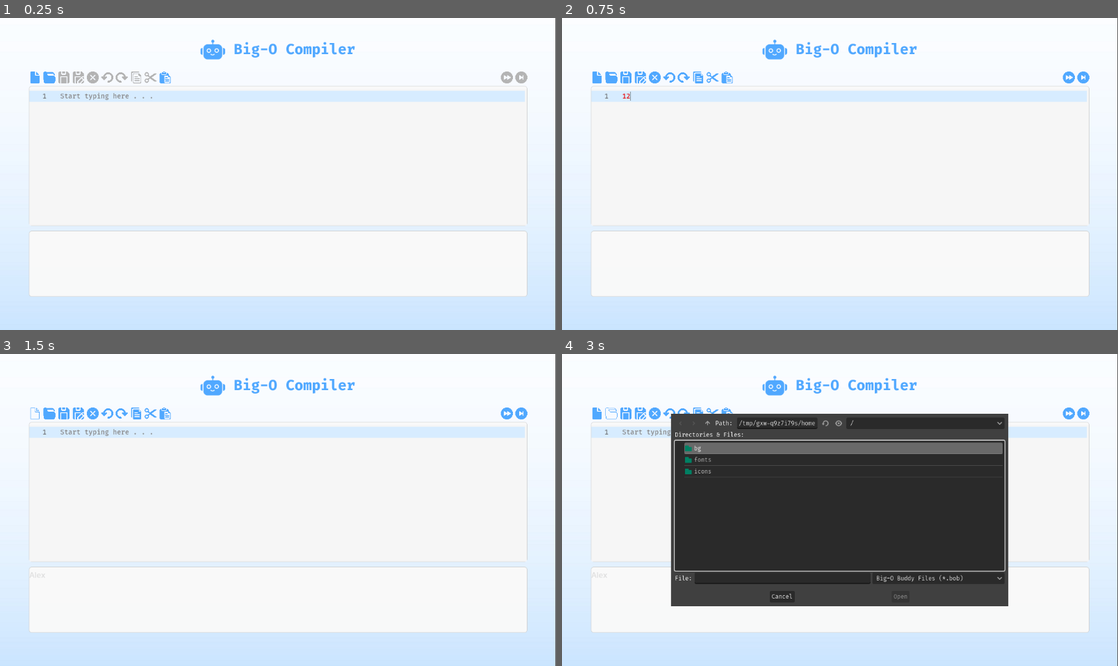
Above: before the commit, frames 1-4 (two rows, left to right).
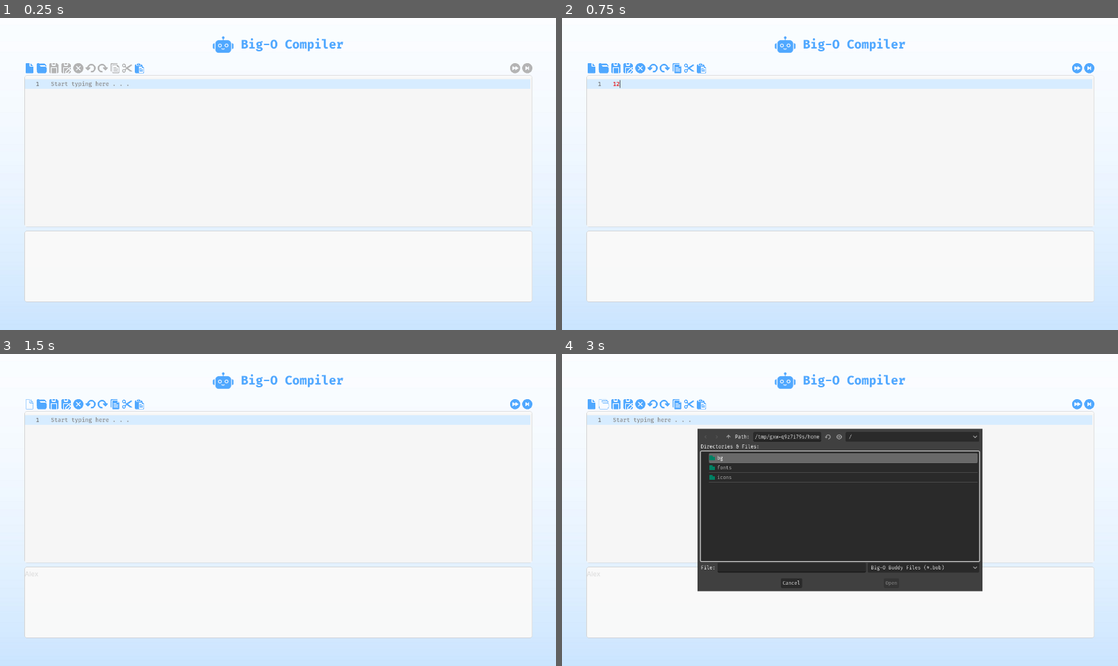
Above: after the commit, the same moments.

Repository: lkpnchl/CMSC_124
Game: Godot game, scene res://MainIDE.tscn
The game is run twice, just before and just after one commit, with the same random seed, the same clock (stepped at 60 frames per second) and the same inputs. Before the commit the project starts from res://TEST.tscn. Video files are missing from this copy of the repository; at most half a second of black plays in their place.
Inputs (mouse positions are in pixels of both pictures, inside the frame that each line leads up to; where the layout moved, square brackets give the same spot in the first picture):
- Up to frame 1 (0.25 s): no input
- Up to frame 2 (0.75 s): click (840, 158) at 0.52 s; type "12" at 0.6 s
- Up to frame 3 (1.5 s): click (278, 600) at 0.75 s; type "Alex" at 0.83 s; click (27, 403) [33, 413] at 1.25 s
- Up to frame 4 (3 s): click (589, 403) [595, 413] at 2 s; click (600, 403) [612, 413] at 2.75 s
In our replay, the window is 799x449 before the commit and 800x449 after it. These sizes can differ from the game's own. Grey fills any space a smaller window leaves; there, only what the larger window draws over its background counts as a difference.

The runs differ from the first frame. In frame 1, 9.3% of the frame differs, in the area x 4-100%, y 5-100%; in frame 2, 9.4%; in frame 3, 9.4%; in frame 4, 21%.

Commit message:
Added Loading Screen

Diff:
--- a/IDE/MainIDE.gd
+++ b/IDE/MainIDE.gd
@@ -1,5 +1,6 @@
 extends Control
 
+var loadscreen = preload("res://load.tscn")
 var open_file_dialog : FileDialog  # Reference to the FileDialog instanc
 var save_file_dialog : FileDialog  # Reference to the FileDialog instance
 var content : String
--- a/IDE/TEST.tscn
+++ b/IDE/MainIDE.tscn
@@ -1,64 +1,65 @@
-[gd_scene load_steps=64 format=3 uid="uid://bd5td832yixvn"]
-
-[ext_resource type="Texture2D" uid="uid://ud8oft07ou4d" path="res://bg/bg.jpg" id="1_o4lr0"]
-[ext_resource type="Script" path="res://MainIDE.gd" id="1_qvf0p"]
-[ext_resource type="FontFile" uid="uid://bxhoek7fge4o" path="res://fonts/FiraCode-Bold.ttf" id="2_ddpcp"]
-[ext_resource type="Texture2D" uid="uid://doxjeie4hki2e" path="res://icons/new-normal.png" id="2_osjhi"]
-[ext_resource type="FontFile" uid="uid://ckufgv3xjdy1x" path="res://fonts/FiraCode-Regular.ttf" id="2_va5tx"]
-[ext_resource type="Script" path="res://OpenFileDialog.gd" id="2_vi52c"]
-[ext_resource type="Texture2D" uid="uid://csxxwthbhpe4u" path="res://icons/new-pressed.png" id="3_v2peo"]
-[ext_resource type="Texture2D" uid="uid://ck3hlham8hwfg" path="res://icons/new-hover.png" id="4_lmoyn"]
-[ext_resource type="Texture2D" uid="uid://behq13fvg7kp3" path="res://icons/open-normal.png" id="6_56fdl"]
-[ext_resource type="Texture2D" uid="uid://b7s5o1kuttd7n" path="res://icons/new-disable.png" id="6_poir6"]
-[ext_resource type="Texture2D" uid="uid://dtxnuon05sufs" path="res://icons/open-pressed.png" id="7_7mgmx"]
-[ext_resource type="Texture2D" uid="uid://qwnyxm30dkss" path="res://icons/open-hover.png" id="8_m4kbi"]
-[ext_resource type="Texture2D" uid="uid://bvq68f4hdkd8n" path="res://icons/open-disable.png" id="9_a8ss7"]
-[ext_resource type="Texture2D" uid="uid://bsnjm0k05n3h" path="res://icons/save-normal.png" id="10_6v7d0"]
-[ext_resource type="Texture2D" uid="uid://cqobwdjbv4pkq" path="res://icons/save-pressed.png" id="11_jvl15"]
-[ext_resource type="Texture2D" uid="uid://dp8lwywd2irbg" path="res://icons/save-hover.png" id="12_ub0n3"]
-[ext_resource type="Texture2D" uid="uid://d2j4taq30pf2" path="res://icons/save-disable.png" id="13_nhlsp"]
-[ext_resource type="Texture2D" uid="uid://coasbkmvmpnei" path="res://icons/close-normal.png" id="14_0vo8o"]
-[ext_resource type="Texture2D" uid="uid://b5uo1kffocxlx" path="res://icons/saveas-normal.png" id="14_7j276"]
-[ext_resource type="Texture2D" uid="uid://cp4r4ry0cdxwx" path="res://icons/close-pressed.png" id="15_iiaje"]
-[ext_resource type="Texture2D" uid="uid://2y0737ry3w1l" path="res://icons/saveas-pressed.png" id="15_jqtti"]
-[ext_resource type="Texture2D" uid="uid://cge83rl2tc4eg" path="res://icons/close-hover.png" id="16_3dl71"]
-[ext_resource type="Texture2D" uid="uid://byg5v8jyr8jos" path="res://icons/saveas-hover.png" id="16_6xoms"]
-[ext_resource type="Texture2D" uid="uid://cjwo68ke8fhjb" path="res://icons/saveas-disable.png" id="17_6ca8g"]
-[ext_resource type="Texture2D" uid="uid://sivklv15kits" path="res://icons/close-disable.png" id="17_oovuv"]
-[ext_resource type="Texture2D" uid="uid://bq2ry6mjv150" path="res://icons/undo-normal.png" id="18_8npa1"]
-[ext_resource type="Texture2D" uid="uid://drnjsarq3houg" path="res://icons/cut-normal.png" id="18_rcf4b"]
-[ext_resource type="Texture2D" uid="uid://wmx3w87frbrq" path="res://icons/undo-pressed.png" id="19_dcyi4"]
-[ext_resource type="Texture2D" uid="uid://bwlno0mtdw1iq" path="res://icons/cut-pressed.png" id="19_ydupn"]
-[ext_resource type="Texture2D" uid="uid://dcsabepp1ua4n" path="res://icons/undo-hover.png" id="20_7jcu4"]
-[ext_resource type="Texture2D" uid="uid://c0luf51tivu6r" path="res://icons/cut-disable.png" id="21_2l1x6"]
-[ext_resource type="Texture2D" uid="uid://dtcfqukhft0py" path="res://icons/undo-disable.png" id="21_2t2xs"]
-[ext_resource type="Texture2D" uid="uid://bekju4j41edn1" path="res://icons/redo-normal.png" id="22_oiy2k"]
-[ext_resource type="Texture2D" uid="uid://coqrrlwwtawaf" path="res://icons/redo-pressed.png" id="23_yuw6r"]
-[ext_resource type="Texture2D" uid="uid://budg3r01aj13u" path="res://icons/redo-hover.png" id="24_8c0t7"]
-[ext_resource type="Texture2D" uid="uid://b3bd1l1hlcfyl" path="res://icons/redo-disable.png" id="25_jcrgj"]
-[ext_resource type="Texture2D" uid="uid://btmo74pqope2y" path="res://icons/copy-normal.png" id="26_vugnr"]
-[ext_resource type="Texture2D" uid="uid://ct1cpopse8lq4" path="res://icons/copy-pressed.png" id="27_jw3mf"]
-[ext_resource type="Texture2D" uid="uid://d8yyx1gp0sso" path="res://icons/copy-hover.png" id="28_ld6iy"]
-[ext_resource type="Texture2D" uid="uid://dpj1pglef7xlm" path="res://icons/copy-disable.png" id="29_26dcf"]
-[ext_resource type="Texture2D" uid="uid://cs472mo4cikue" path="res://icons/cut-hover.png" id="30_rnir3"]
-[ext_resource type="Texture2D" uid="uid://d3312gds8ehg6" path="res://icons/paste-normal.png" id="34_eyt30"]
-[ext_resource type="Texture2D" uid="uid://qtrkfmr8auxn" path="res://icons/paste-pressed.png" id="35_tseid"]
-[ext_resource type="Texture2D" uid="uid://d111d27gsb1an" path="res://icons/paste-hover.png" id="36_qfjq1"]
-[ext_resource type="Texture2D" uid="uid://bee2agwsrmnv8" path="res://icons/paste-disable.png" id="37_7ya76"]
-[ext_resource type="Texture2D" uid="uid://q8wensduaqnc" path="res://icons/compile-normal.png" id="38_g8lxh"]
-[ext_resource type="Texture2D" uid="uid://cnxogqyhlf0my" path="res://icons/compile-pressed.png" id="39_uwr6v"]
-[ext_resource type="Texture2D" uid="uid://cssbd5u0ctc6v" path="res://icons/compile-hover.png" id="40_gd8hl"]
-[ext_resource type="Texture2D" uid="uid://bbevok5amekrn" path="res://icons/compile-disable.png" id="41_of6or"]
-[ext_resource type="Texture2D" uid="uid://c24x20p28xh0o" path="res://icons/run-normal.png" id="42_r0dft"]
-[ext_resource type="Texture2D" uid="uid://ci84y3ibdmrwx" path="res://icons/run-pressed.png" id="43_j3a0d"]
-[ext_resource type="Texture2D" uid="uid://cwt3nqtkjfh7f" path="res://icons/run-hover.png" id="44_nbld7"]
-[ext_resource type="FontFile" uid="uid://cqhs2u7h8gjsm" path="res://fonts/FiraCode-Medium.ttf" id="46_0llj4"]
-[ext_resource type="Texture2D" uid="uid://daxd6vcwg1qu8" path="res://icons/run-disable.png" id="53_urgxg"]
-[ext_resource type="Script" path="res://CodeEdit.gd" id="55_p4m0x"]
+[gd_scene load_steps=65 format=3 uid="uid://blbdrafqqr2ce"]
+
+[ext_resource type="Script" path="res://MainIDE.gd" id="1_7urna"]
+[ext_resource type="FontFile" uid="uid://ckufgv3xjdy1x" path="res://fonts/FiraCode-Regular.ttf" id="2_scpkr"]
+[ext_resource type="Script" path="res://OpenFileDialog.gd" id="3_r5kdx"]
+[ext_resource type="Texture2D" uid="uid://ud8oft07ou4d" path="res://bg/bg.jpg" id="4_s8fwe"]
+[ext_resource type="FontFile" uid="uid://bxhoek7fge4o" path="res://fonts/FiraCode-Bold.ttf" id="5_dqvmu"]
+[ext_resource type="Texture2D" uid="uid://doxjeie4hki2e" path="res://icons/new-normal.png" id="6_ldm3m"]
+[ext_resource type="Texture2D" uid="uid://csxxwthbhpe4u" path="res://icons/new-pressed.png" id="7_pinap"]
+[ext_resource type="Texture2D" uid="uid://ck3hlham8hwfg" path="res://icons/new-hover.png" id="8_epqem"]
+[ext_resource type="Texture2D" uid="uid://b7s5o1kuttd7n" path="res://icons/new-disable.png" id="9_xiynt"]
+[ext_resource type="Texture2D" uid="uid://behq13fvg7kp3" path="res://icons/open-normal.png" id="10_ia708"]
+[ext_resource type="Texture2D" uid="uid://dtxnuon05sufs" path="res://icons/open-pressed.png" id="11_hi71p"]
+[ext_resource type="Texture2D" uid="uid://qwnyxm30dkss" path="res://icons/open-hover.png" id="12_qwobn"]
+[ext_resource type="Texture2D" uid="uid://bvq68f4hdkd8n" path="res://icons/open-disable.png" id="13_u77jp"]
+[ext_resource type="Texture2D" uid="uid://bsnjm0k05n3h" path="res://icons/save-normal.png" id="14_tj8bq"]
+[ext_resource type="Texture2D" uid="uid://cqobwdjbv4pkq" path="res://icons/save-pressed.png" id="15_8pqhy"]
+[ext_resource type="Texture2D" uid="uid://dp8lwywd2irbg" path="res://icons/save-hover.png" id="16_01uj1"]
+[ext_resource type="Texture2D" uid="uid://d2j4taq30pf2" path="res://icons/save-disable.png" id="17_5p1pi"]
+[ext_resource type="Texture2D" uid="uid://b5uo1kffocxlx" path="res://icons/saveas-normal.png" id="18_wfuw1"]
+[ext_resource type="Texture2D" uid="uid://2y0737ry3w1l" path="res://icons/saveas-pressed.png" id="19_1rw47"]
+[ext_resource type="Texture2D" uid="uid://byg5v8jyr8jos" path="res://icons/saveas-hover.png" id="20_radxc"]
+[ext_resource type="Texture2D" uid="uid://cjwo68ke8fhjb" path="res://icons/saveas-disable.png" id="21_uqqb3"]
+[ext_resource type="Texture2D" uid="uid://coasbkmvmpnei" path="res://icons/close-normal.png" id="22_la1du"]
+[ext_resource type="Texture2D" uid="uid://cp4r4ry0cdxwx" path="res://icons/close-pressed.png" id="23_80xmi"]
+[ext_resource type="Texture2D" uid="uid://cge83rl2tc4eg" path="res://icons/close-hover.png" id="24_b2rob"]
+[ext_resource type="Texture2D" uid="uid://sivklv15kits" path="res://icons/close-disable.png" id="25_18e0m"]
+[ext_resource type="Texture2D" uid="uid://bq2ry6mjv150" path="res://icons/undo-normal.png" id="26_x2k04"]
+[ext_resource type="Texture2D" uid="uid://wmx3w87frbrq" path="res://icons/undo-pressed.png" id="27_qmccx"]
+[ext_resource type="Texture2D" uid="uid://dcsabepp1ua4n" path="res://icons/undo-hover.png" id="28_swadj"]
+[ext_resource type="Texture2D" uid="uid://dtcfqukhft0py" path="res://icons/undo-disable.png" id="29_24122"]
+[ext_resource type="Texture2D" uid="uid://bekju4j41edn1" path="res://icons/redo-normal.png" id="30_tuhj6"]
+[ext_resource type="Texture2D" uid="uid://coqrrlwwtawaf" path="res://icons/redo-pressed.png" id="31_l0e1a"]
+[ext_resource type="Texture2D" uid="uid://budg3r01aj13u" path="res://icons/redo-hover.png" id="32_214v7"]
+[ext_resource type="Texture2D" uid="uid://b3bd1l1hlcfyl" path="res://icons/redo-disable.png" id="33_wuai7"]
+[ext_resource type="Texture2D" uid="uid://btmo74pqope2y" path="res://icons/copy-normal.png" id="34_xkkhy"]
+[ext_resource type="Texture2D" uid="uid://ct1cpopse8lq4" path="res://icons/copy-pressed.png" id="35_2r37h"]
+[ext_resource type="Texture2D" uid="uid://d8yyx1gp0sso" path="res://icons/copy-hover.png" id="36_i77l2"]
+[ext_resource type="Texture2D" uid="uid://dpj1pglef7xlm" path="res://icons/copy-disable.png" id="37_dfq8w"]
+[ext_resource type="Texture2D" uid="uid://drnjsarq3houg" path="res://icons/cut-normal.png" id="38_tsihs"]
+[ext_resource type="Texture2D" uid="uid://bwlno0mtdw1iq" path="res://icons/cut-pressed.png" id="39_finq0"]
+[ext_resource type="Texture2D" uid="uid://cs472mo4cikue" path="res://icons/cut-hover.png" id="40_pnl2f"]
+[ext_resource type="Texture2D" uid="uid://c0luf51tivu6r" path="res://icons/cut-disable.png" id="41_u3b7o"]
+[ext_resource type="Texture2D" uid="uid://d3312gds8ehg6" path="res://icons/paste-normal.png" id="42_3vs5n"]
+[ext_resource type="Texture2D" uid="uid://qtrkfmr8auxn" path="res://icons/paste-pressed.png" id="43_2ndw7"]
+[ext_resource type="Texture2D" uid="uid://d111d27gsb1an" path="res://icons/paste-hover.png" id="44_jorhu"]
+[ext_resource type="Texture2D" uid="uid://bee2agwsrmnv8" path="res://icons/paste-disable.png" id="45_wrttj"]
+[ext_resource type="Texture2D" uid="uid://q8wensduaqnc" path="res://icons/compile-normal.png" id="46_mqvm4"]
+[ext_resource type="Texture2D" uid="uid://cnxogqyhlf0my" path="res://icons/compile-pressed.png" id="47_j23c7"]
+[ext_resource type="Texture2D" uid="uid://cssbd5u0ctc6v" path="res://icons/compile-hover.png" id="48_kt3n3"]
+[ext_resource type="Texture2D" uid="uid://bbevok5amekrn" path="res://icons/compile-disable.png" id="49_ray88"]
+[ext_resource type="Texture2D" uid="uid://c24x20p28xh0o" path="res://icons/run-normal.png" id="50_4lvot"]
+[ext_resource type="Texture2D" uid="uid://ci84y3ibdmrwx" path="res://icons/run-pressed.png" id="51_l0leq"]
+[ext_resource type="Texture2D" uid="uid://cwt3nqtkjfh7f" path="res://icons/run-hover.png" id="52_5gu0g"]
+[ext_resource type="Texture2D" uid="uid://daxd6vcwg1qu8" path="res://icons/run-disable.png" id="53_mea07"]
+[ext_resource type="FontFile" uid="uid://cqhs2u7h8gjsm" path="res://fonts/FiraCode-Medium.ttf" id="54_uaa0v"]
+[ext_resource type="Script" path="res://CodeEdit.gd" id="55_x2sb3"]
+[ext_resource type="PackedScene" uid="uid://bp6dt0btudhhi" path="res://load.tscn" id="56_53etq"]
 
 [sub_resource type="Theme" id="Theme_bmwp3"]
 resource_local_to_scene = true
-default_font = ExtResource("2_va5tx")
+default_font = ExtResource("2_scpkr")
 default_font_size = 12
 MarginContainer/styles/Style = null
 
@@ -114,7 +115,10 @@
 anchor_bottom = 1.0
 grow_horizontal = 2
 grow_vertical = 2
-script = ExtResource("1_qvf0p")
+script = ExtResource("1_7urna")
+
+[node name="Control" parent="." instance=ExtResource("56_53etq")]
+layout_mode = 1
 
 [node name="OpenFileDialog" type="FileDialog" parent="."]
 transparent_bg = true
--- /dev/null
+++ b/IDE/load.gd
@@ -0,0 +1,10 @@
+extends Control
+
+
+# Called when the node enters the scene tree for the first time.
+func _ready():
+	$AnimationPlayer.play("Fade in")
+	await get_tree().create_timer(5).timeout
+	$AnimationPlayer.play("Fade out")
+	await get_tree().create_timer(3).timeout
+#	get_tree().change_scene("res://MainIDE.tscn")
--- /dev/null
+++ b/IDE/load.tscn
@@ -0,0 +1,95 @@
+[gd_scene load_steps=7 format=3 uid="uid://bp6dt0btudhhi"]
+
+[ext_resource type="Script" path="res://load.gd" id="1_anks7"]
+[ext_resource type="VideoStream" path="res://bg/bob.ogv" id="1_srr8h"]
+
+[sub_resource type="Animation" id="Animation_h60xb"]
+resource_name = "Fade in"
+length = 2.0
+tracks/0/type = "value"
+tracks/0/imported = false
+tracks/0/enabled = true
+tracks/0/path = NodePath(".:color")
+tracks/0/interp = 1
+tracks/0/loop_wrap = true
+tracks/0/keys = {
+"times": PackedFloat32Array(0, 1),
+"transitions": PackedFloat32Array(1, 1),
+"update": 0,
+"values": [Color(1, 1, 1, 1), Color(1, 1, 1, 0)]
+}
+
+[sub_resource type="Animation" id="Animation_lbjib"]
+length = 0.001
+tracks/0/type = "value"
+tracks/0/imported = false
+tracks/0/enabled = true
+tracks/0/path = NodePath(".:color")
+tracks/0/interp = 1
+tracks/0/loop_wrap = true
+tracks/0/keys = {
+"times": PackedFloat32Array(0),
+"transitions": PackedFloat32Array(1),
+"update": 0,
+"values": [Color(1, 1, 1, 1)]
+}
+
+[sub_resource type="Animation" id="Animation_3bcvf"]
+resource_name = "Fade out"
+tracks/0/type = "value"
+tracks/0/imported = false
+tracks/0/enabled = true
+tracks/0/path = NodePath(".:color")
+tracks/0/interp = 1
+tracks/0/loop_wrap = true
+tracks/0/keys = {
+"times": PackedFloat32Array(0, 1),
+"transitions": PackedFloat32Array(1, 1),
+"update": 0,
+"values": [Color(1, 1, 1, 0), Color(1, 1, 1, 0.454902)]
+}
+
+[sub_resource type="AnimationLibrary" id="AnimationLibrary_b6ryr"]
+_data = {
+"Fade in": SubResource("Animation_h60xb"),
+"Fade out": SubResource("Animation_3bcvf"),
+"RESET": SubResource("Animation_lbjib")
+}
+
+[node name="Control" type="Control"]
+layout_mode = 3
+anchors_preset = 15
+anchor_right = 1.0
+anchor_bottom = 1.0
+grow_horizontal = 2
+grow_vertical = 2
+script = ExtResource("1_anks7")
+
+[node name="VideoStreamPlayer" type="VideoStreamPlayer" parent="."]
+layout_mode = 1
+anchors_preset = 15
+anchor_right = 1.0
+anchor_bottom = 1.0
+offset_top = -24.0
+offset_bottom = 18.0
+grow_horizontal = 2
+grow_vertical = 2
+stream = ExtResource("1_srr8h")
+autoplay = true
+expand = true
+
+[node name="ColorRect" type="ColorRect" parent="."]
+visible = false
+show_behind_parent = true
+layout_mode = 1
+anchors_preset = 15
+anchor_right = 1.0
+anchor_bottom = 1.0
+grow_horizontal = 2
+grow_vertical = 2
+
+[node name="AnimationPlayer" type="AnimationPlayer" parent="."]
+root_node = NodePath("../ColorRect")
+libraries = {
+"": SubResource("AnimationLibrary_b6ryr")
+}
--- a/IDE/project.godot
+++ b/IDE/project.godot
@@ -11,9 +11,15 @@
 [application]
 
 config/name="HAYS"
-run/main_scene="res://TEST.tscn"
+run/main_scene="res://MainIDE.tscn"
 config/features=PackedStringArray("4.1", "GL Compatibility")
 config/icon="res://icon.svg"
+
+[display]
+
+window/size/viewport_width=1366
+window/size/viewport_height=768
+window/size/mode=2
 
 [rendering]
 
Not shown: 18 places in IDE/MainIDE.tscn that only renumber resources
Not shown, added: IDE/bg/load.ogg.import
Binary file added: IDE/icons/bob_icon_200.png
Not shown, added: IDE/icons/bob_icon_200.png.import
Not shown, added: IDE/icons/bob_icon_250.png.import
Not shown, added: IDE/icons/bob_icon_300.png.import
Not shown, added: IDE/icons/bob_icon_500.png.import
Not shown, added: IDE/bg/bob.ogv
